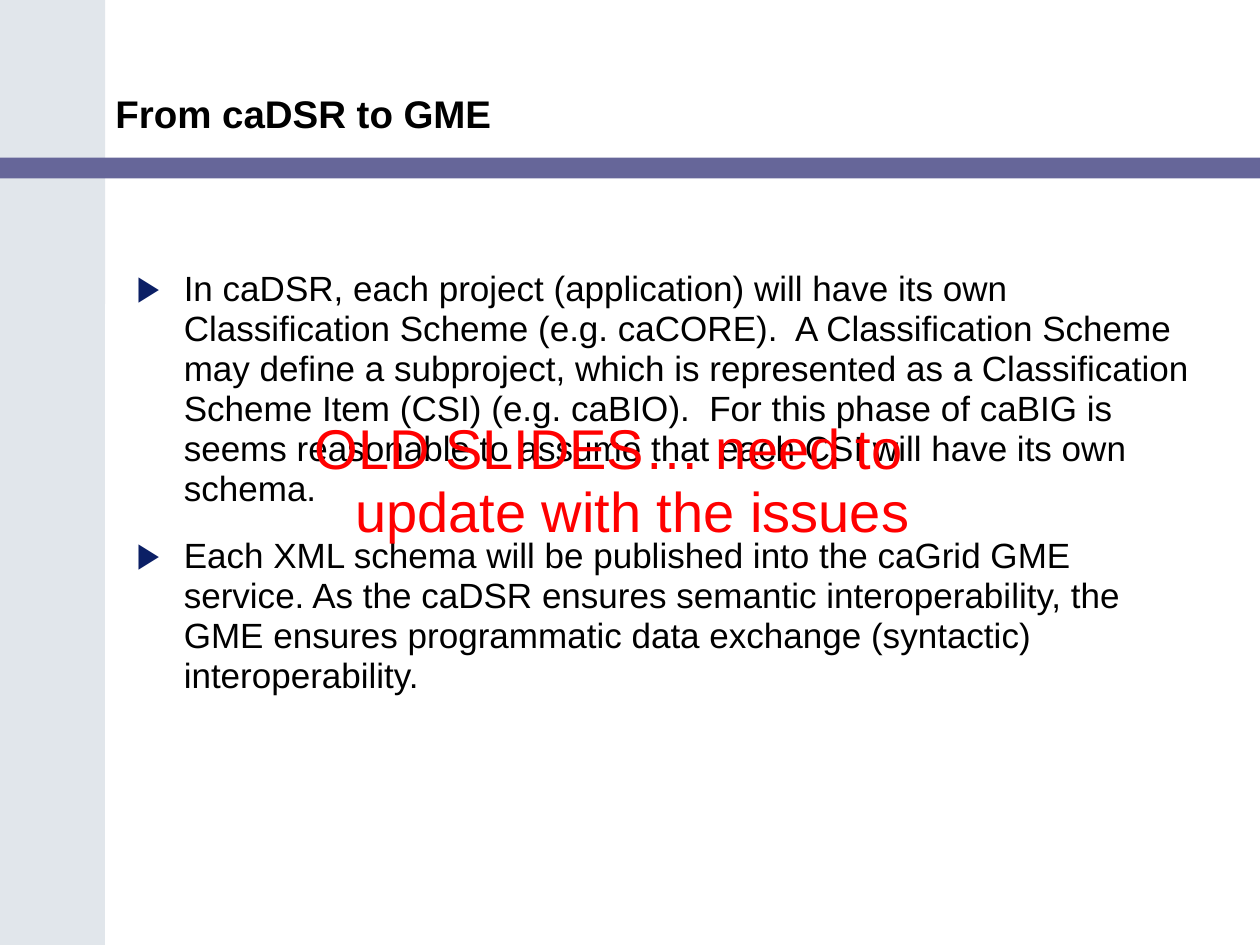
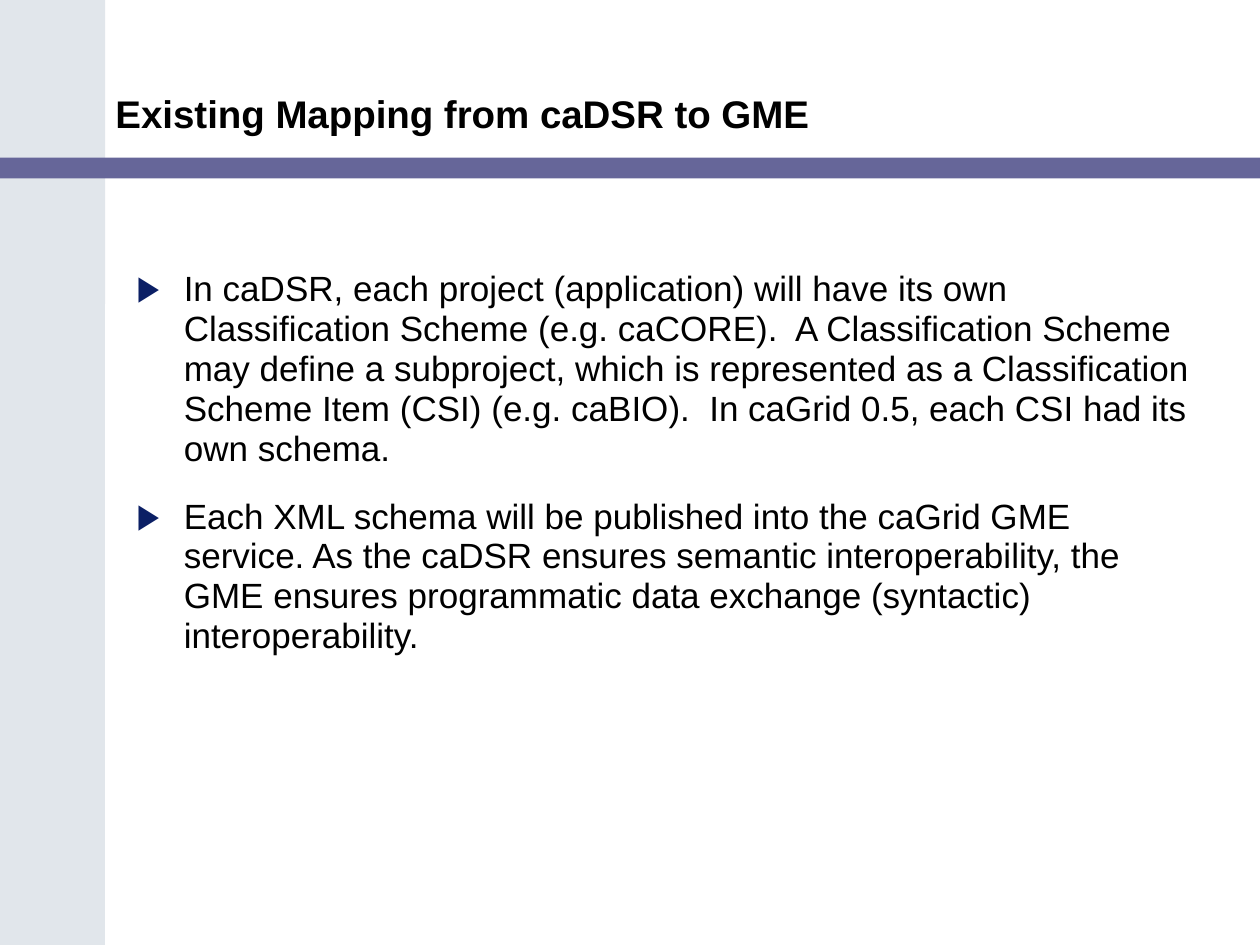
Before and after one commit to NCIP/cagrid-portal, a slide deck: slide 23 of cagrid-1-0/Documentation/presentations/200602_VCDE_ARCH/Service_Guidlines_Arch_VCDE_Feb2.ppt. Drawn at 1260x945 pixels with LibreOffice and Linux fonts; fonts in the diff are those of the drawing; background and template pictures are left out. Boxes give left, top, right and bottom in pixels: in the first picture for what was removed or moved away, otherwise in the second. Text is boxed around its words. In the diff, an @@ line names an element or a change of style, - is before the commit and + after.

```diff
--- a/cagrid-1-0/Documentation/presentations/200602_VCDE_ARCH/Service_Guidlines_Arch_VCDE_Feb2.ppt
+++ b/cagrid-1-0/Documentation/presentations/200602_VCDE_ARCH/Service_Guidlines_Arch_VCDE_Feb2.ppt
@@ title at (x1=115, y1=100, x2=809, y2=135): text changed @@
-From caDSR to GME
+Existing Mapping from caDSR to GME
@@ text at (x1=184, y1=275, x2=1188, y2=462): text changed @@
-▶ In caDSR, each project (application) will have its own Classification Scheme (e.g. caCORE). A Classification Scheme may define a subproject, which is represented as a Classification Scheme Item (CSI) (e.g. caBIO). For this phase of caBIG is seems reasonable to assume that each CSI will have its own schema.
+▶ In caDSR, each project (application) will have its own Classification Scheme (e.g. caCORE). A Classification Scheme may define a subproject, which is represented as a Classification Scheme Item (CSI) (e.g. caBIO). In caGrid 0.5, each CSI had its own schema.
@@ text removed at (x1=314, y1=424, x2=909, y2=543) @@
-OLD SLIDES… need to update with the issues
```
Also in this commit, not shown: 2 other slides changed.
